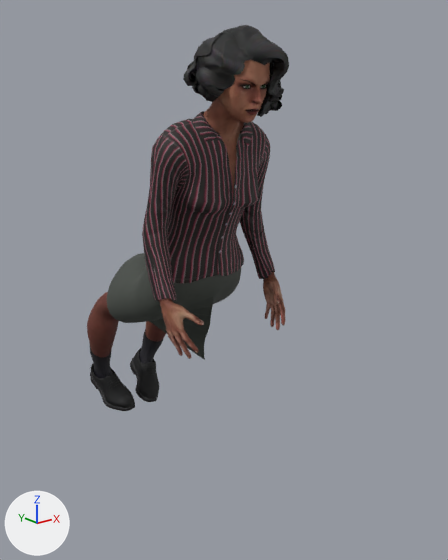
A saved change to the glTF model assets/personaggi/realistici/sella/donna-03.glb.
One viewpoint serves both versions: a 50 mm camera at (-1.137, -1.608, 1.228) aimed at (0.066, -0.104, 0.627). Every picture has the same lights, and +X, +Y and +Z are marked at lower left. The first picture is the older version. Vertices at exactly the same position are counted once.

Names of what the first picture shows: 'Human', 'Human.elvs_wavy_bob', 'Human.female_elegantsuit01', 'Human.shoes03'.
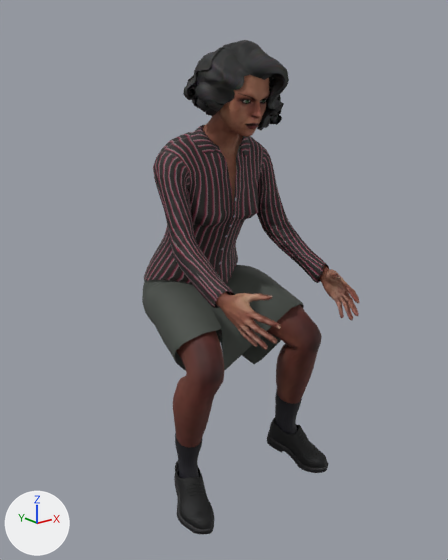
Boxes (x1, y1, x2, y2) around the edits, measured in the pictures (448 x 560 px; the box of a moved part takes in the faces that stretch with it):
'Human.female_elegantsuit01', reshaped, moved (11% wider): before (107, 111, 275, 360); after (142, 125, 329, 371)
'Human', reshaped, moved (6% narrower, 25% taller): before (87, 60, 285, 359); after (173, 75, 359, 448)
'Human.shoes03', reshaped, moved (107% wider, 84% taller): before (90, 332, 164, 411); after (174, 389, 328, 535)
'Human.elvs_wavy_bob', moved: before (183, 25, 289, 117); after (183, 40, 289, 130)
part 1 of me_base_007, moved or reshaped: before (159, 298, 204, 359); after (216, 292, 281, 350)
part 2 of me_base_007, moved or reshaped: before (263, 271, 285, 330); after (319, 265, 359, 321)
part 3 of me_base_007, moved or reshaped: before (87, 292, 166, 357); after (173, 304, 322, 448)
part 4 of me_base_007, moved or reshaped: before (203, 109, 244, 161); after (202, 122, 243, 174)
part 6 of me_shoes03_001, moved or reshaped: before (139, 332, 164, 363); after (275, 389, 302, 434)
part 7 of me_shoes03_001, moved or reshaped: before (130, 348, 159, 402); after (267, 418, 328, 473)
part 8 of me_shoes03_001, moved or reshaped: before (90, 347, 113, 378); after (175, 433, 202, 478)
part 9 of me_shoes03_001, moved or reshaped: before (90, 364, 135, 411); after (174, 461, 214, 535)

Diff of the bpy script that builds the scene:
```diff
--- a/assets/personaggi/realistici/sella/donna-03.glb.py
+++ b/assets/personaggi/realistici/sella/donna-03.glb.py
@@ me_base_007 @@
-me_base_007.from_pydata(...)  # 8705 vertices, 17218 faces; spans x -0.221..0.221, y -0.346..0.467, z 0.395..1.542
+me_base_007.from_pydata(...)  # 8705 vertices, 17218 faces; spans x -0.262..0.262, y -0.592..-0.119, z 0.421..1.542
+# me_base_007 part 1: the loose piece of 1709 vertices spanning x -0.221..-0.141, y -0.282..-0.122, z 0.651..0.883 is multiplied about its middle by the matrix ((0.998, -0.057, -0.03), (0.063, 0.765, 0.641), (-0.014, -0.641, 0.767)), then moved by (0.017, -0.275, 0.136)
+# me_base_007 part 2: the loose piece of 1709 vertices spanning x 0.141..0.221, y -0.282..-0.122, z 0.651..0.883 is multiplied about its middle by the matrix ((0.998, 0.057, 0.03), (-0.063, 0.765, 0.641), (0.014, -0.641, 0.767)), then moved by (-0.017, -0.275, 0.136)
+# me_base_007 part 3: 785 of 8705 vertices moved; they spanned x -0.193..0.193, y 0.06..0.467, z 0.395..0.801 and now span x -0.262..0.262, y -0.402..-0.119, z 0.421..0.865; mean shift (0.0, -0.585, 0.039); largest move (-0.083, 0.338, 0.641) -> (-0.166, -0.391, 0.669)
+# me_base_007 part 4: 154 of 8705 vertices moved; they spanned x -0.124..0.124, y -0.216..-0.135, z 1.182..1.344 and now span x -0.125..0.125, y -0.215..-0.134, z 1.183..1.344; mean shift (0.0, 0.004, 0.001); largest move (0.124, -0.177, 1.288) -> (0.125, -0.164, 1.289)
 me_base_007.materials.append(mat_human_body_007)
@@ me_female_elegantsuit01 @@
-me_female_elegantsuit01.from_pydata(...)  # 2205 vertices, 4192 faces; spans x -0.227..0.225, y -0.232..0.285, z 0.539..1.344
+me_female_elegantsuit01.from_pydata(...)  # 2205 vertices, 4192 faces; spans x -0.249..0.248, y -0.441..0.085, z 0.576..1.344
+# me_female_elegantsuit01 part 5: 1833 of 2205 vertices moved; they spanned x -0.227..0.225, y -0.226..0.285, z 0.539..1.343 and now span x -0.249..0.248, y -0.441..0.085, z 0.576..1.342; mean shift (0.0, -0.089, 0.017); largest move (-0.048, 0.211, 0.612) -> (-0.136, -0.347, 0.803)
 me_female_elegantsuit01.materials.append(mat_human_female_elegantsuit01)
@@ me_shoes03_001 @@
-me_shoes03_001.from_pydata(...)  # 2222 vertices, 4128 faces; spans x -0.163..0.163, y 0.332..0.541, z 0.184..0.466
+me_shoes03_001.from_pydata(...)  # 2222 vertices, 4128 faces; spans x -0.283..0.283, y -0.427..-0.204, z 0.221..0.475
+# me_shoes03_001 part 6: the loose piece of 144 vertices spanning x 0.055..0.163, y 0.385..0.517, z 0.269..0.466 is multiplied about its middle by the matrix ((0.849, -0.443, -0.29), (0.491, 0.862, 0.122), (0.196, -0.246, 0.949)), then moved by (0.095, -0.721, 0.013)
+# me_shoes03_001 part 7: the loose piece of 759 vertices spanning x 0.015..0.14, y 0.332..0.541, z 0.184..0.357 is multiplied about its middle by the matrix ((0.849, -0.443, -0.29), (0.491, 0.862, 0.122), (0.196, -0.246, 0.949)), then moved by (0.135, -0.747, 0.015)
+# me_shoes03_001 part 8: the loose piece of 144 vertices spanning x -0.163..-0.055, y 0.385..0.517, z 0.269..0.466 is multiplied about its middle by the matrix ((0.849, 0.443, 0.29), (-0.491, 0.862, 0.122), (-0.196, -0.246, 0.949)), then moved by (-0.095, -0.721, 0.013)
+# me_shoes03_001 part 9: the loose piece of 759 vertices spanning x -0.14..-0.015, y 0.332..0.541, z 0.184..0.357 is multiplied about its middle by the matrix ((0.849, 0.443, 0.29), (-0.491, 0.862, 0.122), (-0.196, -0.246, 0.949)), then moved by (-0.135, -0.747, 0.015)
+# other edits to the shape of me_shoes03_001 do not show in these pictures
 me_shoes03_001.materials.append(mat_human_shoes03_001)
@@ ob_human @@
 ob_human = bpy.data.objects.new('Human', me_base_007)
-ob_human.location = (0.0, 0.0, -0.184)
+ob_human.location = (0.0, 0.0, -0.221)
@@ ob_human_elvs_wavy_bob @@
 ob_human_elvs_wavy_bob = bpy.data.objects.new('Human.elvs_wavy_bob', me_elvscurly_bob1)
-ob_human_elvs_wavy_bob.location = (0.0, 0.0, -0.184)
+ob_human_elvs_wavy_bob.location = (0.0, 0.0, -0.221)
@@ ob_human_female_elegantsuit01 @@
 ob_human_female_elegantsuit01 = bpy.data.objects.new('Human.female_elegantsuit01', me_female_elegantsuit01)
-ob_human_female_elegantsuit01.location = (0.0, 0.0, -0.184)
+ob_human_female_elegantsuit01.location = (0.0, 0.0, -0.221)
@@ ob_human_shoes03 @@
 ob_human_shoes03 = bpy.data.objects.new('Human.shoes03', me_shoes03_001)
-ob_human_shoes03.location = (0.0, 0.0, -0.184)
+ob_human_shoes03.location = (0.0, 0.0, -0.221)
```
